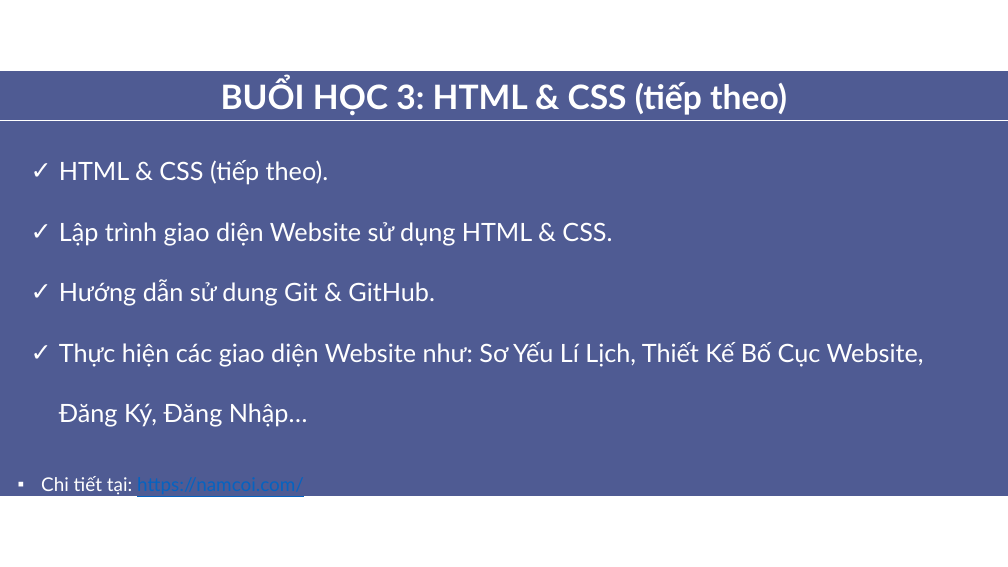
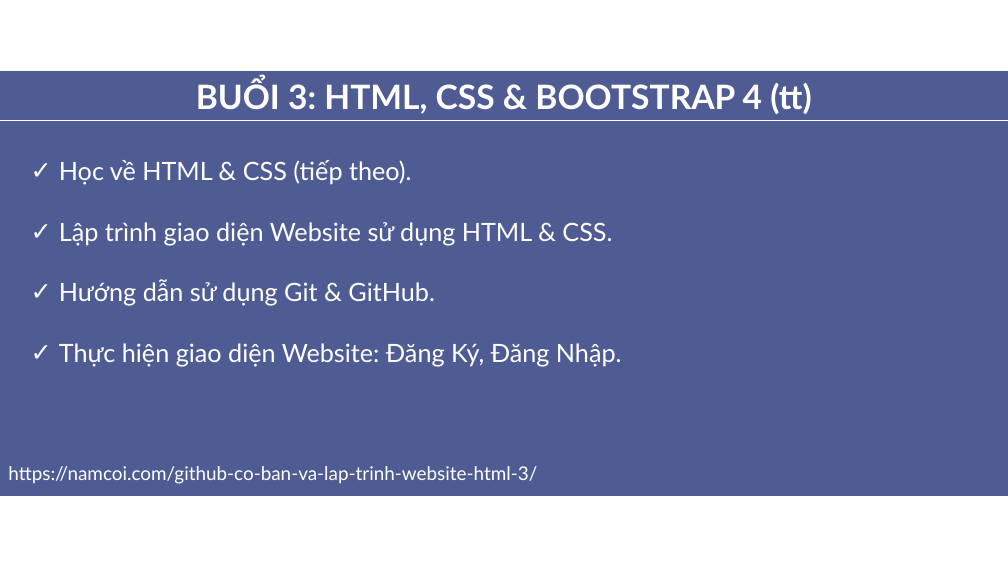
Before and after one commit to aptech-php/aptech-php-course, a slide deck: slide 5 of HTML-CSS-JS/nhap-mon-lap-trinh-web.pptx. Drawn at 1008x567 pixels with LibreOffice and Linux fonts; fonts in the diff are those of the drawing. Boxes give left, top, right and bottom in pixels: in the first picture for what was removed or moved away, otherwise in the second. Text is boxed around its words. In the diff, an @@ line names an element or a change of style, - is before the commit and + after.

```diff
--- a/HTML-CSS-JS/nhap-mon-lap-trinh-web.pptx
+++ b/HTML-CSS-JS/nhap-mon-lap-trinh-web.pptx
@@ text at [196, 80, 811, 114]: text changed @@
-BUỔI HỌC 3: HTML & CSS (tiếp theo)
+BUỔI 3: HTML, CSS & BOOTSTRAP 4 (tt)
@@ text at [59, 160, 412, 185]: text changed @@
-✓ HTML & CSS (tiếp theo).
+✓ Học về HTML & CSS (tiếp theo).
@@ text at [59, 280, 622, 367]: text changed @@
-✓ Hướng dẫn sử dung Git & GitHub.
-✓ Thực hiện các giao diện Website như: Sơ Yếu Lí Lịch, Thiết Kế Bố Cục Website, Đăng Ký, Đăng Nhập…
+✓ Hướng dẫn sử dụng Git & GitHub.
+✓ Thực hiện giao diện Website: Đăng Ký, Đăng Nhập.
@@ text added at [8, 466, 537, 484], 18 pt, text #FFFFFF @@
+https://namcoi.com/github-co-ban-va-lap-trinh-website-html-3/
@@ text removed at [41, 476, 304, 495] @@
-▪ Chi tiết tại: https://namcoi.com/
```
Also in this commit, not shown: 7 other slides changed, 10 slides added, 17 other files.
